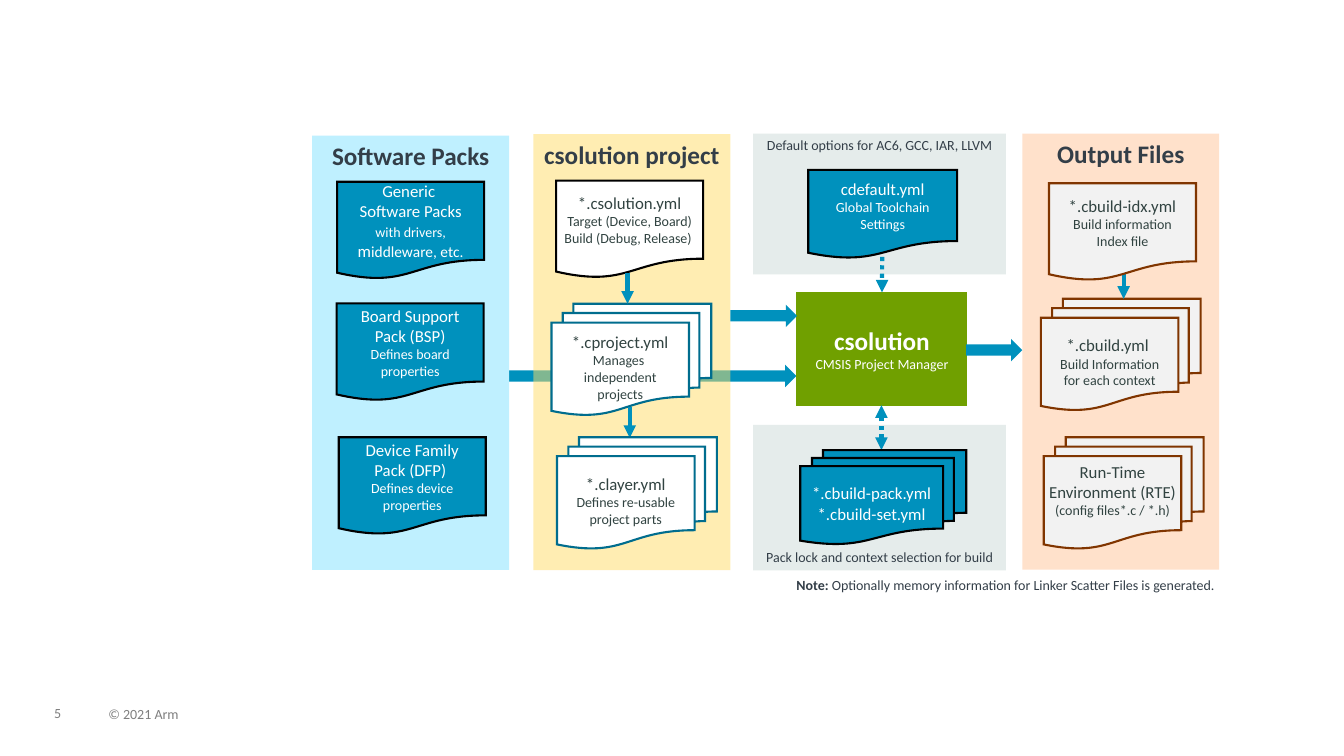
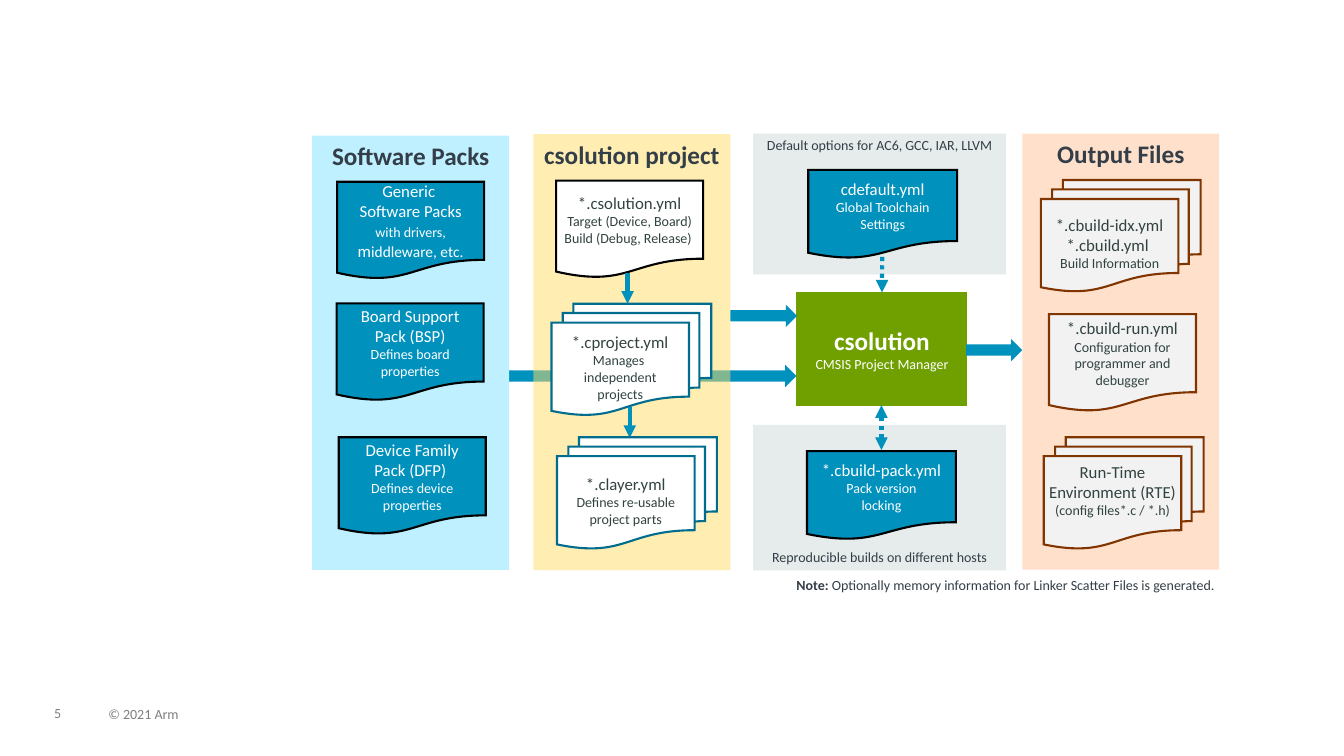
Before and after one commit to Open-CMSIS-Pack/cmsis-toolbox, a slide deck: slide 5 of docs/images/overview.pptx. Drawn at 1344x756 pixels with LibreOffice and Linux fonts; fonts in the diff are those of the drawing. Boxes give left, top, right and bottom in pixels: in the first picture for what was removed or moved away, otherwise in the second. Text is boxed around its words. In the diff, an @@ line names an element or a change of style, - is before the commit and + after.

```diff
--- a/docs/images/overview.pptx
+++ b/docs/images/overview.pptx
@@ flow chart multidocument "*.cbuild-idx.yml *.cbuild.yml": place and size @@
-flow chart multidocument "*.cbuild-idx.yml *.cbuild.yml" at bbox=[1042, 298, 1202, 410]
+flow chart multidocument "*.cbuild-idx.yml *.cbuild.yml" at bbox=[1042, 180, 1202, 292]
@@ text in flow chart multidocument at bbox=[1056, 219, 1163, 268]: text changed; size 10 to 12 pt @@
-*.cbuild.yml
-Build Information for each context
+*.cbuild-idx.yml
+*.cbuild.yml
+Build Information
@@ arrow removed from (1124, 273) to (1124, 298) @@
@@ flow chart document "*.cbuild-run.yml Configuration for programmer and ...": place and size @@
-flow chart document "*.cbuild-run.yml Configuration for programmer and ..." at bbox=[1050, 184, 1197, 281]
+flow chart document "*.cbuild-run.yml Configuration for programmer and ..." at bbox=[1050, 315, 1197, 412]
@@ text in flow chart document at bbox=[1067, 322, 1178, 388]: text changed @@
-*.cbuild-idx.yml
-Build information
-Index file
+*.cbuild-run.yml
+Configuration for
+programmer and debugger
@@ flow chart document "*.cbuild-pack.yml Pack version locking": place and size @@
-flow chart document "*.cbuild-pack.yml Pack version locking" at bbox=[801, 451, 967, 544]
+flow chart document "*.cbuild-pack.yml Pack version locking" at bbox=[808, 452, 957, 540]
@@ flow chart document "*.cbuild-pack.yml Pack version locking" at bbox=[808, 452, 957, 540]: flow chart multidocument to flow chart document @@
@@ text in flow chart document at bbox=[822, 464, 941, 513]: text changed; size 12 to 10 pt @@
-*.cbuild-pack.yml
-*.cbuild-set.yml
+*.cbuild-pack.yml
+Pack version
+locking
@@ text in rectangle at bbox=[772, 552, 987, 564]: text changed @@
-Pack lock and context selection for build
+Reproducible builds on different hosts
```
Also in this commit, not shown: 1 other slide changed, 9 other files.
